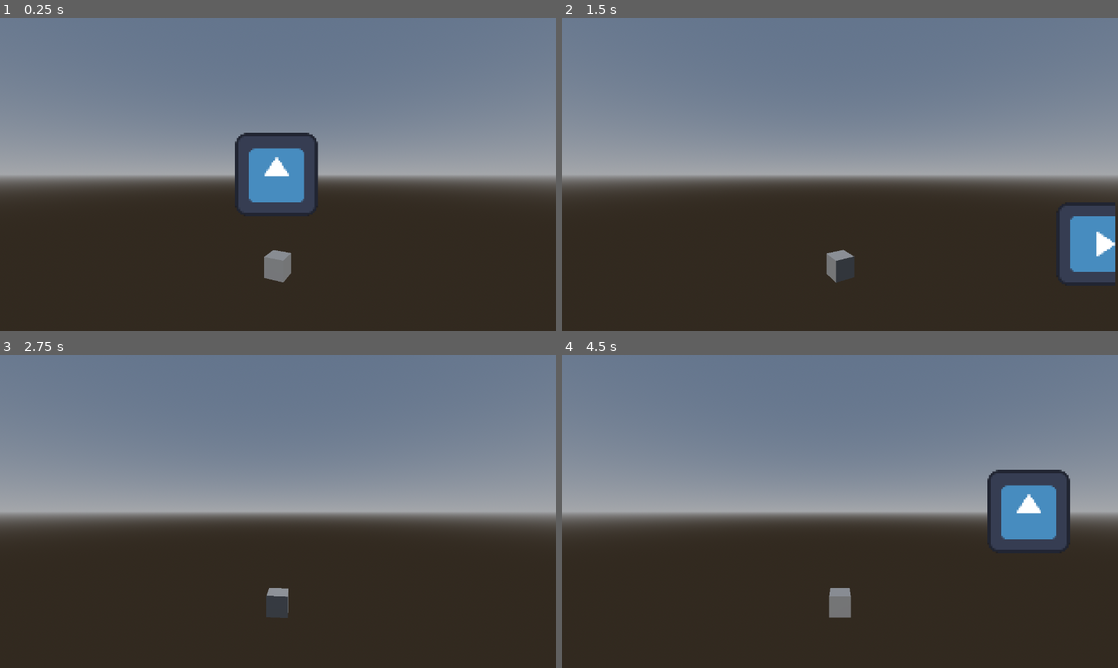
Above: before the commit, frames 1-4 (two rows, left to right).
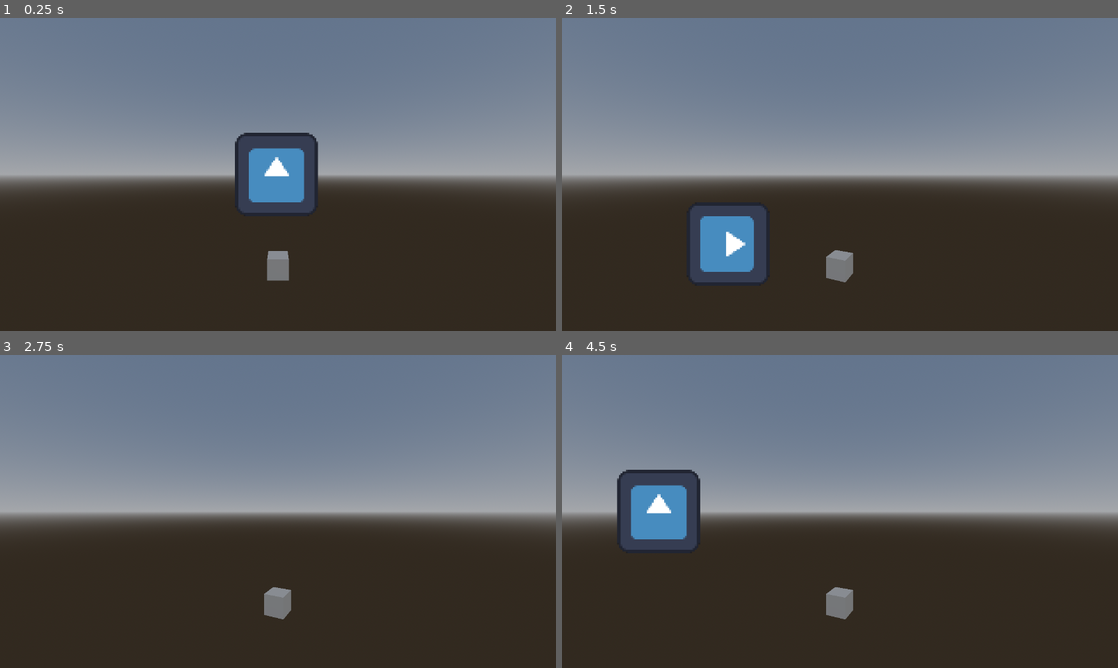
Above: after the commit, the same moments.

Repository: panorb/ludum-dare-55
Game: Godot game, scene res://game/game.tscn
Two runs of this game, one before a commit and one after it. Both use one fixed random seed, a clock stepped at 60 frames per second and the inputs below. The engine's default icon, where the game draws it, is replaced by a stand-in: a white triangle on a blue panel in a dark square.
Inputs (mouse positions are in pixels of both pictures, inside the frame that each line leads up to):
- Up to frame 1 (0.25 s): no input
- Up to frame 2 (1.5 s): tap Enter at 0.5 s; move the mouse to (962, 158) at 0.52 s; hold Right (ui_right) 0.53-1.28 s; click (962, 158) at 0.67 s; move the mouse to (728, 190) at 1.27 s; hold Down (ui_down) from 1.28 s (still down); click (728, 190) at 1.42 s
- Up to frame 3 (2.75 s): move the mouse to (333, 442) at 2.02 s; release Down (ui_down) at 2.03 s; hold Right (ui_right) from 2.03 s (still down); click (333, 442) at 2.17 s
- Up to frame 4 (4.5 s): tap Space at 2.75 s; move the mouse to (812, 574) at 2.77 s; release Right (ui_right) at 2.78 s; hold Up (ui_up) 2.78-3.53 s; click (812, 574) at 2.92 s; move the mouse to (1006, 558) at 3.52 s; hold Left (ui_left) from 3.53 s (still down); click (1006, 558) at 3.67 s; move the mouse to (673, 464) at 4.27 s; click (673, 464) at 4.42 s

The runs differ from the first frame. In frame 1, 0.1% of the frame differs, in the area x 47-53%, y 74-85%; in frame 2, 6.1%; in frame 3, 0.3%; in frame 4, 7.5%, in the area x 9-92%, y 36-85%.

Commit message:
fuck some shit

Diff:
--- a/godot/environment/environment.gd
+++ b/godot/environment/environment.gd
@@ -9,16 +9,22 @@
 func _ready():
 	pass
 
+func get_camera_position():
+	return camera_origin.rotation_degrees.y / 360.0
 
 var pos = 0.0
 
-# Called every frame. 'delta' is the elapsed time since the previous frame.
+
+func move_view(move_x: float):
+	rotate_cam_to_pos((get_camera_position() + (move_x * 0.05)) * 360.0)
+
 func _process(delta):
-	pos += delta * 100
-
-	rotate_cam_to_pos(pos)
-	if pos > 360:
-		pos = 0
+	pass
+	#pos += delta * 100
+#
+#	rotate_cam_to_pos(pos)
+#	if pos > 360:
+#		pos = 0
 
 # angle in rads
 func rotate_cam_to_pos(angle: float):
--- a/godot/game/game.gd
+++ b/godot/game/game.gd
@@ -1,11 +1,37 @@
 extends Control
 
+@onready var level_viewport := %LevelViewport
 @onready var environment_viewport := %EnvironmentViewport
+@onready var environment := %Environment
+@onready var level := %Level
 
+var run_no = 0
+
+func _process(delta):
+	var player_pos = level.get_player_position()
+	print(player_pos)
+	if abs(player_pos) > 0.6 and run_no < 17:
+		environment.move_view(player_pos)
+		level.move_view(player_pos)
+		run_no += 1
+
+func _input(event):
+	pass
+	#if event is InputEventMouseButton:
+	#	if event.pressed:
+	#		print(level_viewport.get_mouse_position())
 
 func _ready():
 	_on_window_size_changed()
 	get_tree().get_root().size_changed.connect(_on_window_size_changed)
+	level.viewport_size = level_viewport.size
+
 
 func _on_window_size_changed():
 	environment_viewport.size = get_tree().get_root().size
+
+
+func _on_level_texture_gui_input(event):
+	if event is InputEventMouseButton:
+		if event.pressed:
+			print(event.position)
--- a/godot/game/game.tscn
+++ b/godot/game/game.tscn
@@ -37,6 +37,7 @@
 render_target_update_mode = 4
 
 [node name="Environment" parent="EnvironmentTexture/EnvironmentViewport" instance=ExtResource("1_vykj5")]
+unique_name_in_owner = true
 
 [node name="LevelTexture" type="TextureRect" parent="."]
 texture_filter = 1
@@ -58,3 +59,6 @@
 size = Vector2i(320, 180)
 
 [node name="Level" parent="LevelTexture/LevelViewport" instance=ExtResource("2_hvccx")]
+unique_name_in_owner = true
+
+[connection signal="gui_input" from="LevelTexture" to="." method="_on_level_texture_gui_input"]
--- a/godot/game/level.gd
+++ b/godot/game/level.gd
@@ -1,4 +1,18 @@
 extends Node2D
+
+var viewport_size = Vector2.ZERO
+@onready var player := $Player
 
 func _update(delta: float):
 	pass
+
+func get_player_position():
+	var half_length = viewport_size.x/2
+	var px_center = position.x + half_length
+	var px_offset = player.position.x - px_center
+	var relative_offset = px_offset / half_length
+	return relative_offset
+	# return
+
+func move_view(move_x: float):
+	position.x -= move_x * 10.0
